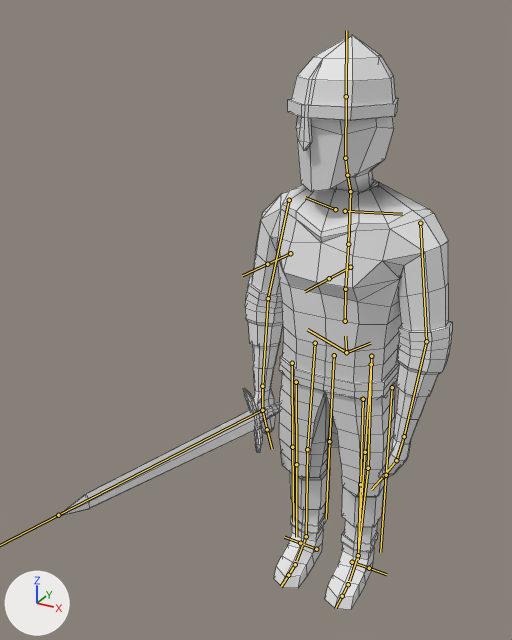
Before and after pictures for a commit that changed the FBX model Models/FBX/Light_Knight.fbx.
Rendered twice from a 50 mm camera at (0.356, -0.921, 0.897) aimed at (-0.06, -0.163, 0.518). The lights are fixed; the arrows at lower left show +X, +Y and +Z. Both versions are drawn at frame 111 of the action 'metarig|LightKnight_Idle'; the numbers are the values there. The bones that bend it are drawn over the model as lines. Mesh edges are drawn as thin lines.

Names of what the first picture shows: 'LightKnight1'.
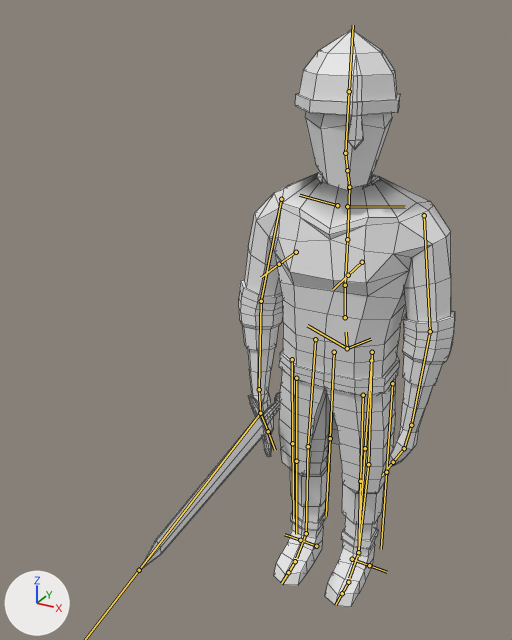
Location of each change, [x1, y1, x2, y2] in pixels of the pictures (512 x 640 px):
```json
{"object": "LightKnight1", "change": "posed", "before": [58, 35, 452, 610], "after": [138, 29, 455, 607], "on screen": "19% narrower"}
{"bone": "spine", "before": "(346, 352) to (345, 336)", "after": "(347, 348) to (346, 332)"}
{"bone": "spine.001", "before": "(345, 321) to (345, 289)", "after": "(345, 317) to (345, 285)"}
{"bone": "spine.002", "before": "(345, 289) to (348, 244)", "after": "(345, 285) to (347, 239)"}
{"bone": "spine.003", "before": "(348, 244) to (350, 191)", "after": "(347, 239) to (349, 186)"}
{"bone": "spine.004", "before": "(350, 191) to (347, 175)", "after": "(349, 187) to (347, 170)"}
{"bone": "spine.006", "before": "(345, 158) to (346, 96)", "after": "(345, 153) to (349, 91)"}
{"bone": "upper_arm.L", "before": "(420, 223) to (426, 341)", "after": "(424, 215) to (430, 331)"}
{"bone": "forearm.L", "before": "(426, 341) to (404, 436)", "after": "(430, 331) to (411, 425)"}
{"bone": "hand.L", "before": "(404, 436) to (396, 460)", "after": "(411, 425) to (404, 448)"}
{"bone": "upper_arm.R", "before": "(289, 200) to (268, 298)", "after": "(281, 199) to (261, 301)"}
{"bone": "forearm.R", "before": "(268, 298) to (262, 386)", "after": "(261, 301) to (259, 389)"}
{"bone": "hand.R", "before": "(262, 386) to (262, 410)", "after": "(259, 389) to (260, 413)"}
```

Edits to the scene script, one JSON object a line:
```json
{"block": "bone_spine", "where": "bone_spine = bpy.data.objects['metarig'].pose.bones['spine']"}
{"op": "set", "path": "bone_spine.location", "old": "(0.0, 0.0, 0.0)", "new": "(0.0, 0.006, -0.002)"}
{"block": "bone_spine_001", "where": "bone_spine_001 = bpy.data.objects['metarig'].pose.bones['spine.001']  # child of 'spine'"}
{"op": "set", "path": "bone_spine_001.rotation_quaternion", "old": "(0.998, 0.0, 0.055, -0.007)", "new": "(1.0, 0.0, 0.0, 0.0)", "note": "degrees (0, 6, -1) -> degrees (0, 0, 0)"}
{"block": "bone_spine_002", "where": "bone_spine_002 = bpy.data.objects['metarig'].pose.bones['spine.002']  # child of 'spine.001'"}
{"op": "set", "path": "bone_spine_002.rotation_quaternion", "old": "(0.993, 0.0, -0.119, -0.004)", "new": "(0.981, 0.0, 0.195, 0.006)", "note": "degrees (0, -14, 0) -> degrees (0, 22, 1)"}
{"block": "bone_spine_003", "where": "bone_spine_003 = bpy.data.objects['metarig'].pose.bones['spine.003']  # child of 'spine.002'"}
{"op": "set", "path": "bone_spine_003.rotation_quaternion", "old": "(1.0, 0.0, 0.0, 0.0)", "new": "(0.986, 0.0, -0.169, 0.008)", "note": "degrees (0, 0, 0) -> degrees (0, -19, 1)"}
{"block": "bone_spine_004", "where": "bone_spine_004 = bpy.data.objects['metarig'].pose.bones['spine.004']  # child of 'spine.003'"}
{"op": "set", "path": "bone_spine_004.rotation_quaternion", "old": "(1.0, 0.0, 0.0, 0.0)", "new": "(0.998, 0.0, -0.052, 0.021)", "note": "degrees (0, 0, 0) -> degrees (0, -6, 2)"}
{"block": "bone_spine_006", "where": "bone_spine_006 = bpy.data.objects['metarig'].pose.bones['spine.006']  # child of 'spine.005'"}
{"op": "set", "path": "bone_spine_006.rotation_quaternion", "old": "(0.998, 0.0, -0.066, 0.004)", "new": "(0.953, 0.0, 0.302, -0.02)", "note": "degrees (0, -8, 1) -> degrees (-1, 35, -3)"}
{"block": "bone_upper_arm_l", "where": "bone_upper_arm_l = bpy.data.objects['metarig'].pose.bones['upper_arm.L']  # child of 'shoulder.L'"}
{"op": "set", "path": "bone_upper_arm_l.rotation_quaternion", "old": "(0.952, 0.008, -0.017, -0.305)", "new": "(0.95, 0.023, 0.01, -0.313)", "note": "degrees (1, -2, -36) -> degrees (2, 2, -36)"}
{"block": "bone_forearm_l", "where": "bone_forearm_l = bpy.data.objects['metarig'].pose.bones['forearm.L']  # child of 'upper_arm.L'"}
{"op": "set", "path": "bone_forearm_l.rotation_quaternion", "old": "(0.994, 0.064, -0.002, -0.09)", "new": "(0.994, 0.047, 0.052, -0.079)", "note": "degrees (7, 0, -10) -> degrees (5, 6, -9)"}
{"block": "bone_hand_l", "where": "bone_hand_l = bpy.data.objects['metarig'].pose.bones['hand.L']  # child of 'forearm.L'"}
{"op": "set", "path": "bone_hand_l.rotation_quaternion", "old": "(1.0, 0.0, 0.0, 0.0)", "new": "(0.995, -0.01, 0.098, -0.015)", "note": "degrees (0, 0, 0) -> degrees (-1, 11, -2)"}
{"block": "bone_upper_arm_r", "where": "bone_upper_arm_r = bpy.data.objects['metarig'].pose.bones['upper_arm.R']  # child of 'shoulder.R'"}
{"op": "set", "path": "bone_upper_arm_r.rotation_quaternion", "old": "(0.952, 0.008, 0.017, 0.305)", "new": "(0.95, 0.023, -0.01, 0.313)", "note": "degrees (1, 2, 36) -> degrees (2, -2, 36)"}
{"block": "bone_forearm_r", "where": "bone_forearm_r = bpy.data.objects['metarig'].pose.bones['forearm.R']  # child of 'upper_arm.R'"}
{"op": "set", "path": "bone_forearm_r.rotation_quaternion", "old": "(0.994, 0.064, 0.002, 0.09)", "new": "(0.996, 0.045, -0.006, 0.075)", "note": "degrees (7, 0, 10) -> degrees (5, -1, 9)"}
{"block": "bone_hand_r", "where": "bone_hand_r = bpy.data.objects['metarig'].pose.bones['hand.R']  # child of 'forearm.R'"}
{"op": "set", "path": "bone_hand_r.rotation_quaternion", "old": "(1.0, 0.0, 0.0, 0.0)", "new": "(0.999, -0.004, -0.034, 0.005)", "note": "degrees (0, 0, 0) -> degrees (0, -4, 1)"}
```
